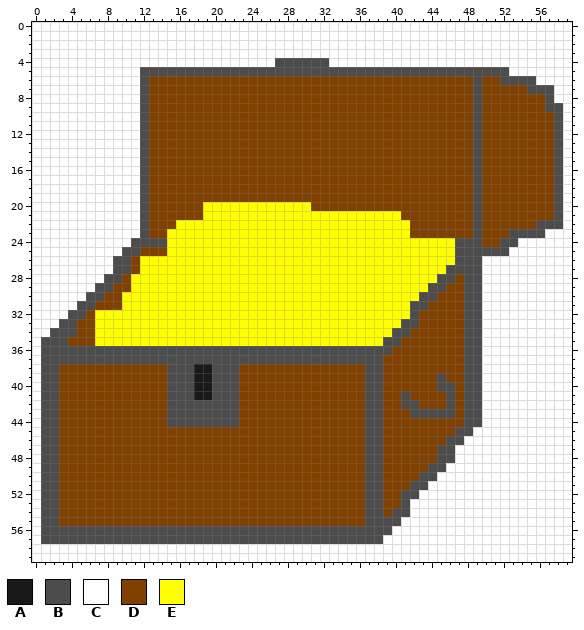
Pixel-art sprite: chest.png. Above, as it was before the edit.
The file is 60x60 pixels.
Palette (. is transparent): A #191919  B #4c4c4c  C #ffffff  D #804000  E #ffff00
And afterwards:
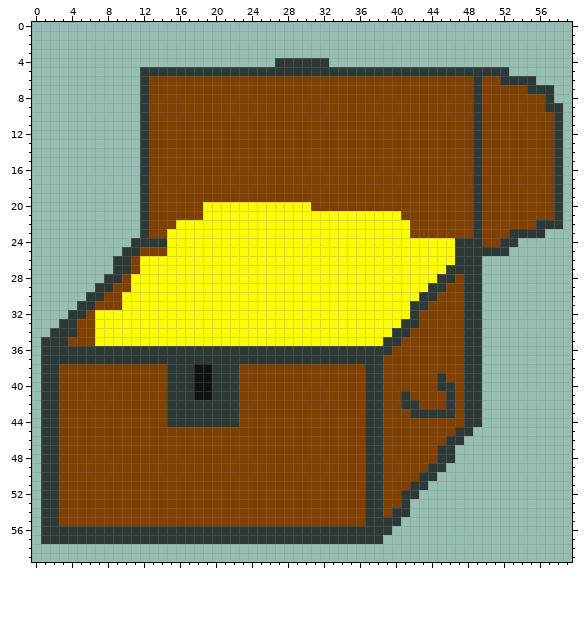
Difference:
Colour A changes from #191919 to #000000e6.
Colour B changes from #4c4c4c to #000000b3.
Colour C is gone in rows 0 to 3 at x 0 to 59; in row 4 at x 0 to 26 and 33 to 59; in row 5 at x 0 to 11 and 53 to 59; in row 6 at x 0 to 11 and 56 to 59; in rows 7 to 8 at x 0 to 11 and 58 to 59; in rows 9 to 22 at x 0 to 11 and 59.
Colour C is gone in row 23 at x 0 to 11 and 57 to 59; in row 24 at x 0 to 10 and 54 to 59; in row 25 at x 0 to 9 and 53 to 59; in rows 26 to 27 at x 0 to 8 and 50 to 59; in row 28 at x 0 to 7 and 50 to 59; in row 29 at x 0 to 6 and 50 to 59.
Colour C is gone in row 30 at x 0 to 5 and 50 to 59; in row 31 at x 0 to 4 and 50 to 59; in row 32 at x 0 to 3 and 50 to 59; in row 33 at x 0 to 2 and 50 to 59; in row 34 at x 0 to 1 and 50 to 59; in rows 35 to 44 at x 0 and 50 to 59.
Colour C is gone in row 45 at x 0 and 49 to 59; in row 46 at x 0 and 48 to 59; in rows 47 to 48 at x 0 and 47 to 59; in row 49 at x 0 and 46 to 59; in row 50 at x 0 and 45 to 59; in row 51 at x 0 and 44 to 59.
Colour C is gone in row 52 at x 0 and 43 to 59; in rows 53 to 54 at x 0 and 42 to 59; in row 55 at x 0 and 41 to 59; in row 56 at x 0 and 40 to 59; in row 57 at x 0 and 39 to 59; in rows 58 to 59 at x 0 to 59.
Where, in picture pixels (left, top, right, bottom), the same in both pictures:
changed: (32, 22, 572, 562)
